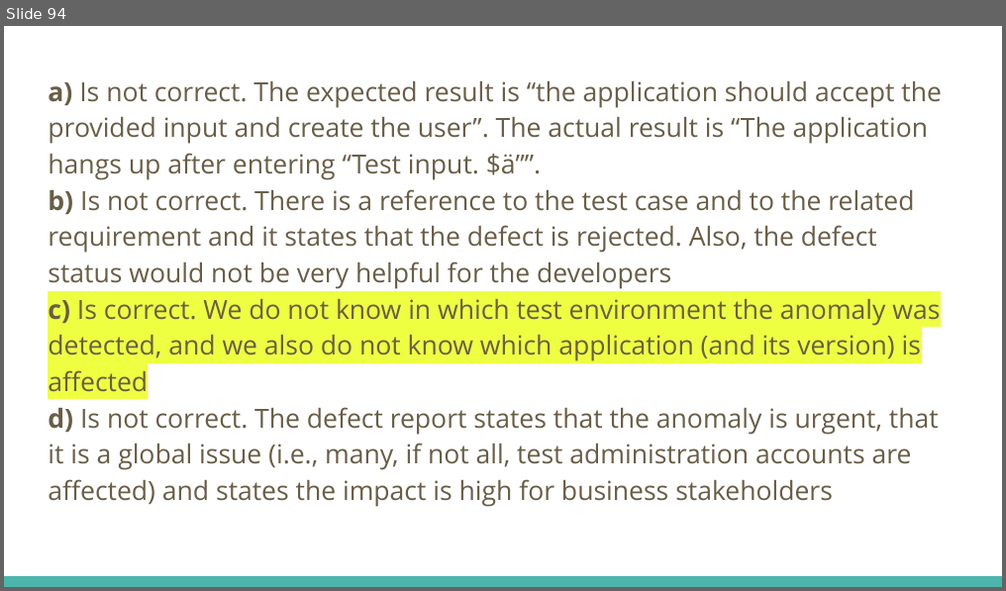
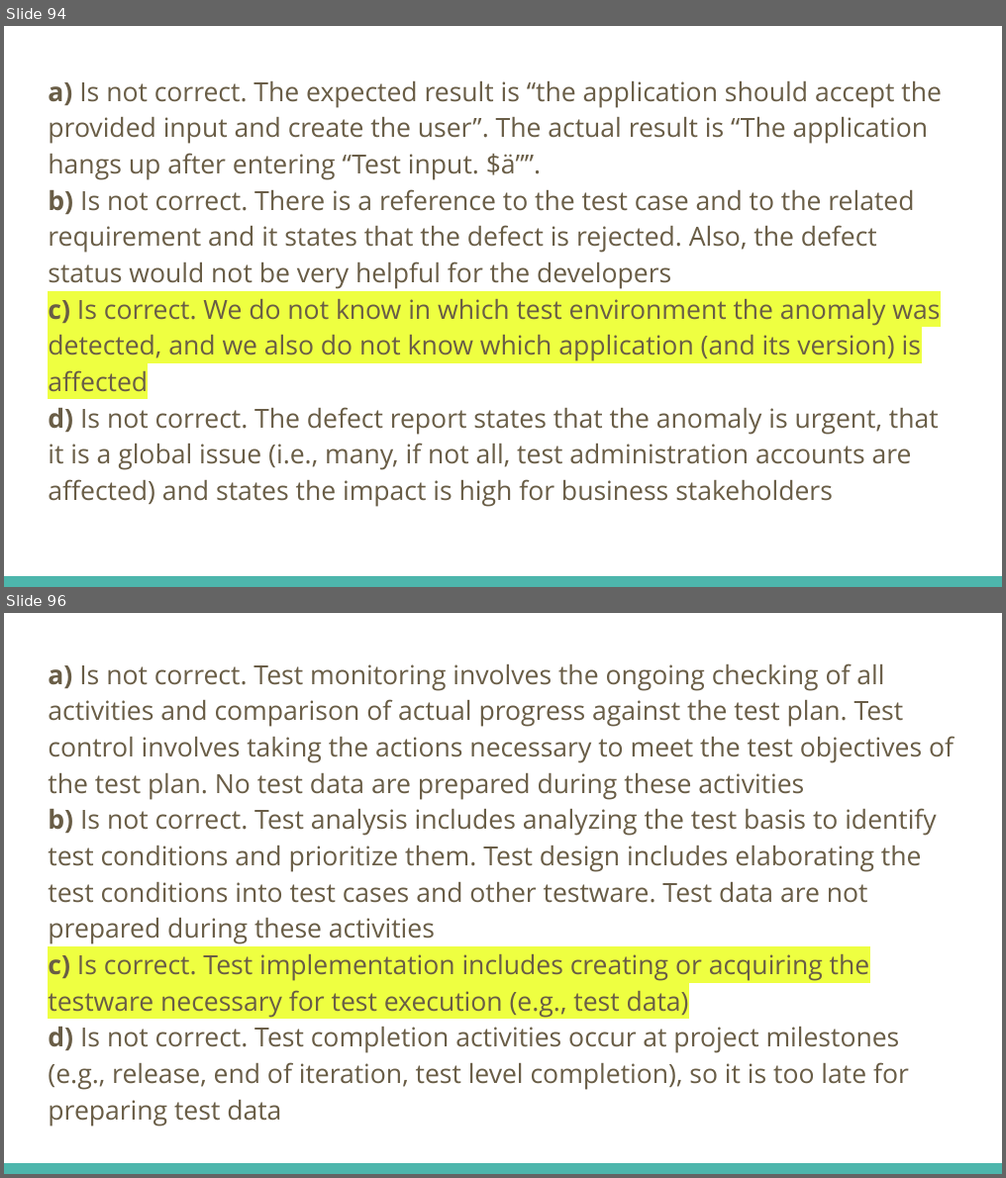
Before and after one commit to fawadmalik/istqb, a slide deck: ISTQB Foundation Level Preparation.pptx. Shown one above the other, each under a label of ours: slide 94 before the commit, slides 94 and 96 after it; the slides between them are not shown. The pictures are 1006x591 and 1006x1178 pixels, drawn with LibreOffice and Linux fonts; fonts in the diff are those of the drawing. Boxes give left, top, right and bottom in pixels: in the first picture for what was removed or moved away, otherwise in the second. Text is boxed around its words. In the diff, an @@ line names an element or a change of style, - is before the commit and + after.

```diff
--- a/ISTQB Foundation Level Preparation.pptx
+++ b/ISTQB Foundation Level Preparation.pptx
@@ slide 96 added at (4,613,1002,1174), background #FFFFFF; not listed: 1 template element that a slide beside it also shows @@
@@ text added at (48,663,953,1127), 19 pt, text #695D46 @@
+a) Is not correct. Test monitoring involves the ongoing checking of all activities and comparison of actual progress against the test plan. Test control involves taking the actions necessary to meet the test objectives of the test plan. No test data are prepared during these activities
+b) Is not correct. Test analysis includes analyzing the test basis to identify test conditions and prioritize them. Test design includes elaborating the test conditions into test cases and other testware. Test data are not prepared during these activities
+c) Is correct. Test implementation includes creating or acquiring the testware necessary for test execution (e.g., test data)
+d) Is not correct. Test completion activities occur at project milestones (e.g., release, end of iteration, test level completion), so it is too late for preparing test data
```
Also in this commit, not shown: 1 other slide added, 2 slides removed.
